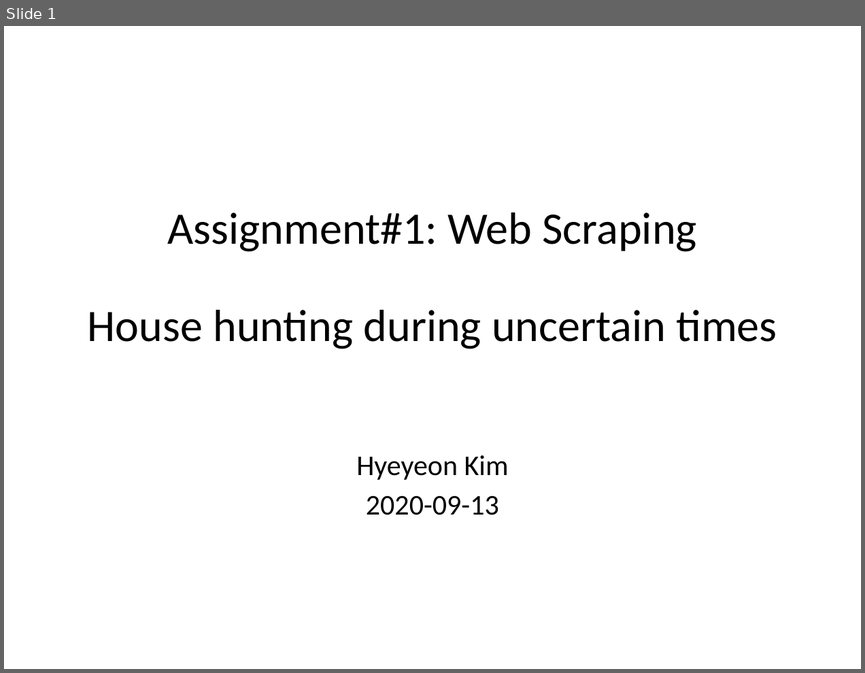
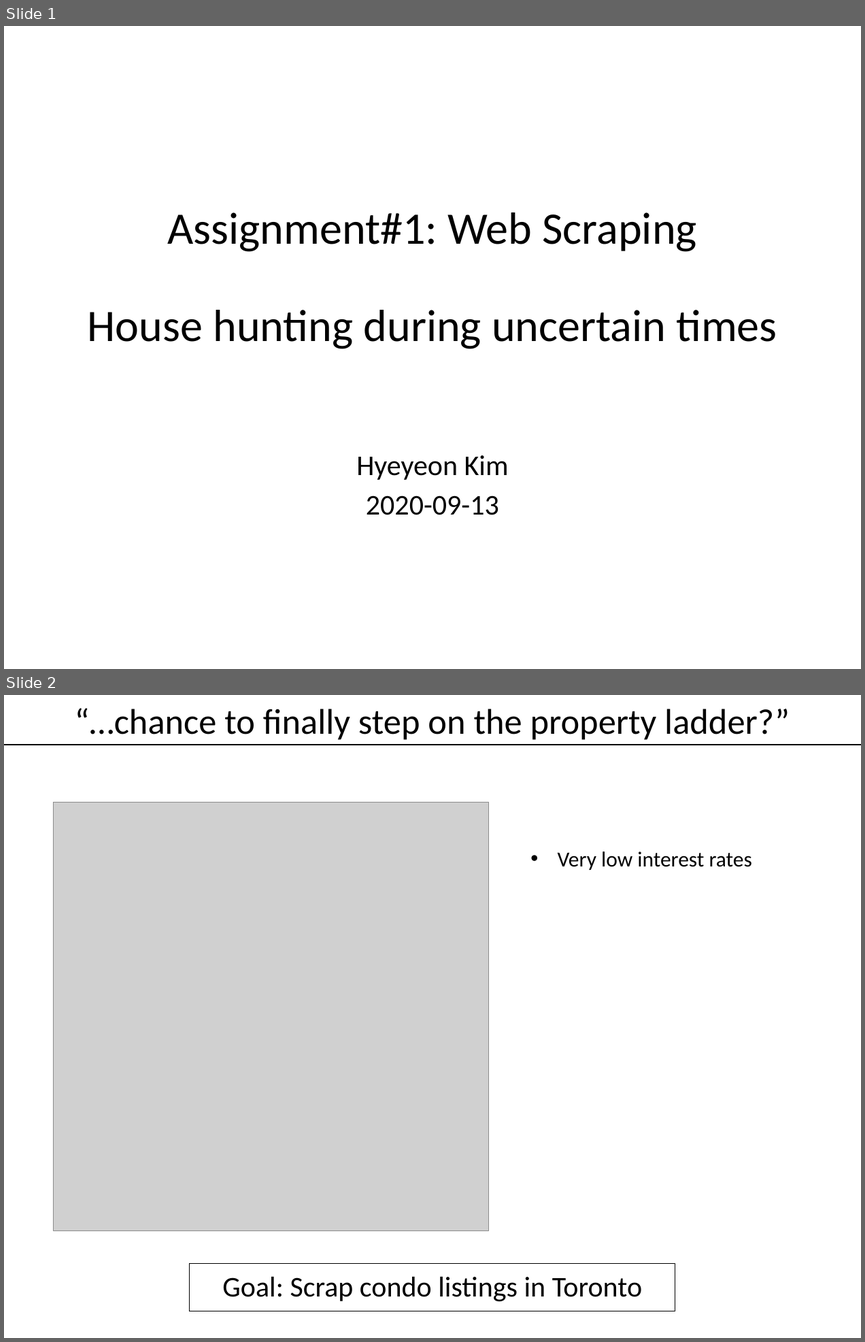
Before and after one commit to ffalohy/Toronto_listings_Part-I-Webscraping, a slide deck: Assignment#1.pptx. Shown one above the other, each under a label of ours: slide 1 before the commit, slides 1 and 2 after it. The pictures are 865x673 and 865x1342 pixels, drawn with LibreOffice and Linux fonts; fonts in the diff are those of the drawing; grey boxes stand for pictures. Boxes give left, top, right and bottom in pixels: in the first picture for what was removed or moved away, otherwise in the second. Text is boxed around its words. In the diff, an @@ line names an element or a change of style, - is before the commit and + after.

```diff
--- a/Assignment#1.pptx
+++ b/Assignment#1.pptx
@@ slide 2 added at (4, 695, 861, 1338), background #FFFFFF @@
@@ text added at (75, 708, 789, 740), 30 pt, text #000000 @@
+“…chance to finally step on the property ladder?”
@@ line added from (4, 745) to (861, 745), #000000 1.5 pt @@
@@ picture added at (54, 802, 489, 1231) @@
@@ text added at (558, 851, 752, 870), 18 pt, text #000000 @@
+• Very low interest rates
@@ rectangle added at (190, 1263, 676, 1311), outline #000000 0.75 pt, 24 pt, text #000000 @@
+Goal: Scrap condo listings in Toronto
```
Also in this commit, not shown: 2 other slides added, 1 slide removed, 1 other file.
